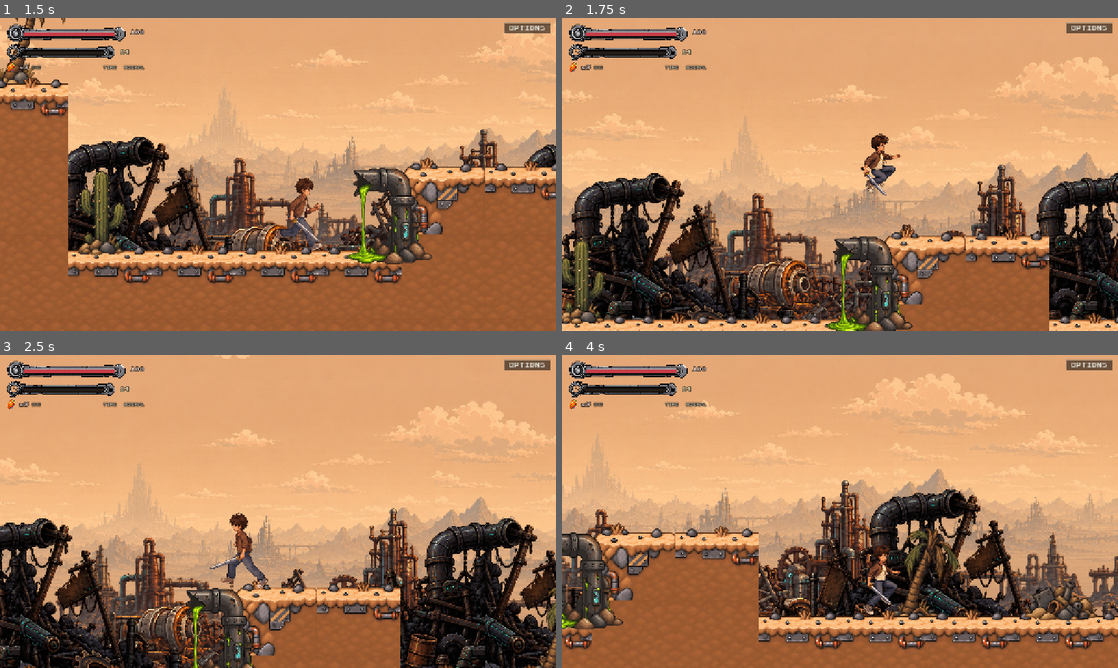
Above: before the commit, frames 1-4 (two rows, left to right).
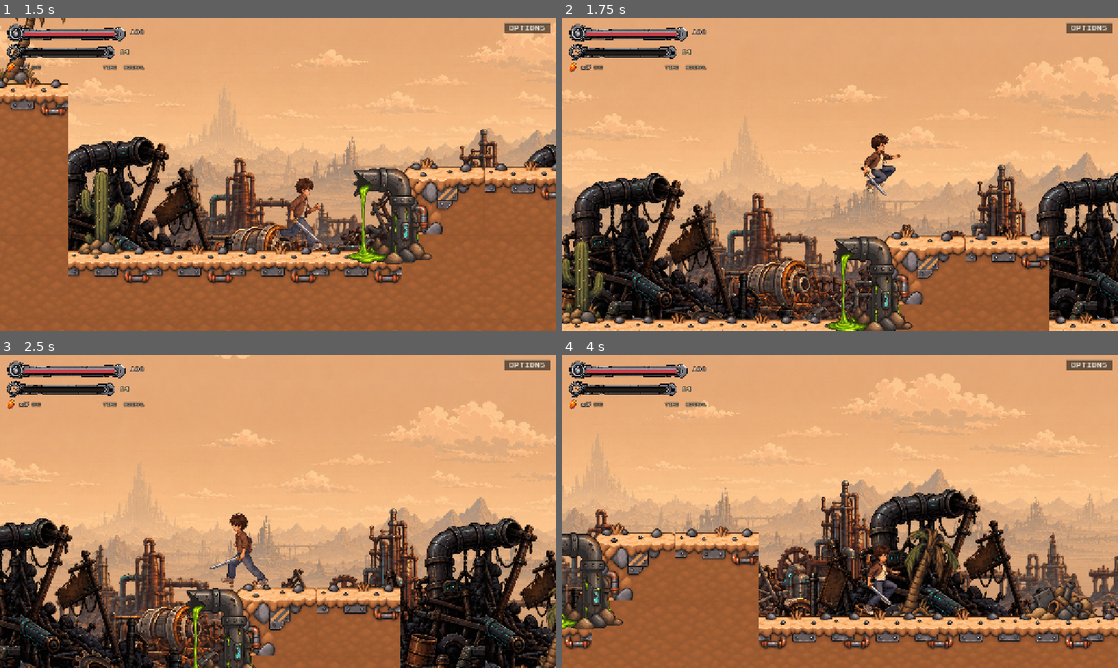
Above: after the commit, the same moments.

Repository: Zeyadzahran/years-to-spare
Game: Godot game, scene res://src/levels/level_01.tscn
Same seed, same stepped clock (60 frames per second), same inputs: the game is played once before the commit and once after it. This scene is started directly instead of the project's main scene. Sound files missing from this copy of the repository are replaced by a short silence.
Inputs:
- Up to frame 1 (1.5 s): tap Enter at 0.5 s; hold D (move_right) from 0.53 s (still down); tap J (attack) at 0.6 s; tap Space (jump) at 0.77 s; tap S (crouch) at 1.35 s
- Up to frame 2 (1.75 s): keep holding D (move_right); tap Space (jump) at 1.52 s
- Up to frame 3 (2.5 s): release D (move_right) at 2.03 s; hold A (move_left) from 2.03 s (still down); tap H (heal) at 2.1 s
- Up to frame 4 (4 s): release A (move_left) at 2.78 s; hold D (move_right) from 2.78 s (still down); tap E (time_rewind) at 2.85 s; tap Space (jump) at 3.02, 3.77 s; tap Shift (time_slow) at 3.6 s

Frame 1 is identical in both runs. In frame 2, 0.3% of the frame differs, in the area x 87-100%, y 94-100%; in frame 3, less than 0.1%; in frame 4, 2.9%, in the area x 35-81%, y 81-95%.

Commit message:
Settle the fig ledge #28 added
The ledge at (47,3)/(48,3) raised that column's surface from 480 to 360,
which left Bush4 drawing out of the middle of the cliff face. It sits on
the ledge now, left of the fig so it does not cover it.

PickupAfterTrench was 21px under the floor line; it sits two into the
ground now, the way the one on the side path does.

Three cells also lost their horizontal flip - (8,5), (9,5) and (10,5),
nowhere near the ledge. The mirrored rock is back.

Diff:
--- a/src/levels/level_01.tscn
+++ b/src/levels/level_01.tscn
@@ -44,7 +44,7 @@
 [node name="Terrain" type="TileMapLayer" parent="World" unique_id=943537270]
 position = Vector2(0, -23.333334)
 scale = Vector2(0.33333334, 0.33333334)
-tile_map_data = PackedByteArray("AAAlAAEAAAAAAAAAAAAmAAEAAAA …(798 unchanged characters)… AABAAEAABAHAAUAAAABAAEAAAAIAAUAAAABAAAAAAAJAAUAAAABAAAAAAAKAAUAAAABAAAAAAALAAUAAAABAAAAAAAMAAUAAAABAAAAAAAPAAUAAA …(4364 unchanged characters)…
+tile_map_data = PackedByteArray("AAAlAAEAAAAAAAAAAAAmAAEAAAA …(798 unchanged characters)… AABAAEAABAHAAUAAAABAAEAAAAIAAUAAAABAAAAABAJAAUAAAABAAAAABAKAAUAAAABAAAAABALAAUAAAABAAAAAAAMAAUAAAABAAAAAAAPAAUAAA …(4364 unchanged characters)…
 tile_set = ExtResource("3_s7fgk")
 
 [node name="Platforms" type="Node2D" parent="World" unique_id=682298543]
@@ -194,7 +194,7 @@
 region_rect = Rect2(340, 854, 322, 172)
 
 [node name="Bush4" type="Sprite2D" parent="World/Decorations/Foreground" unique_id=33283233]
-position = Vector2(5778, 486)
+position = Vector2(5688, 366)
 scale = Vector2(0.33333334, 0.33333334)
 texture = ExtResource("4_1tr31")
 offset = Vector2(0, -108)
@@ -306,7 +306,7 @@
 position = Vector2(2278, 574)
 
 [node name="PickupAfterTrench" parent="World/Pickups" unique_id=2008552602 instance=ExtResource("20_pickup")]
-position = Vector2(3371, 473)
+position = Vector2(3371, 454)
 
 [node name="PickupAfterCeilingSpikes" parent="World/Pickups" unique_id=388230253 instance=ExtResource("20_pickup")]
 position = Vector2(4760, 555)
